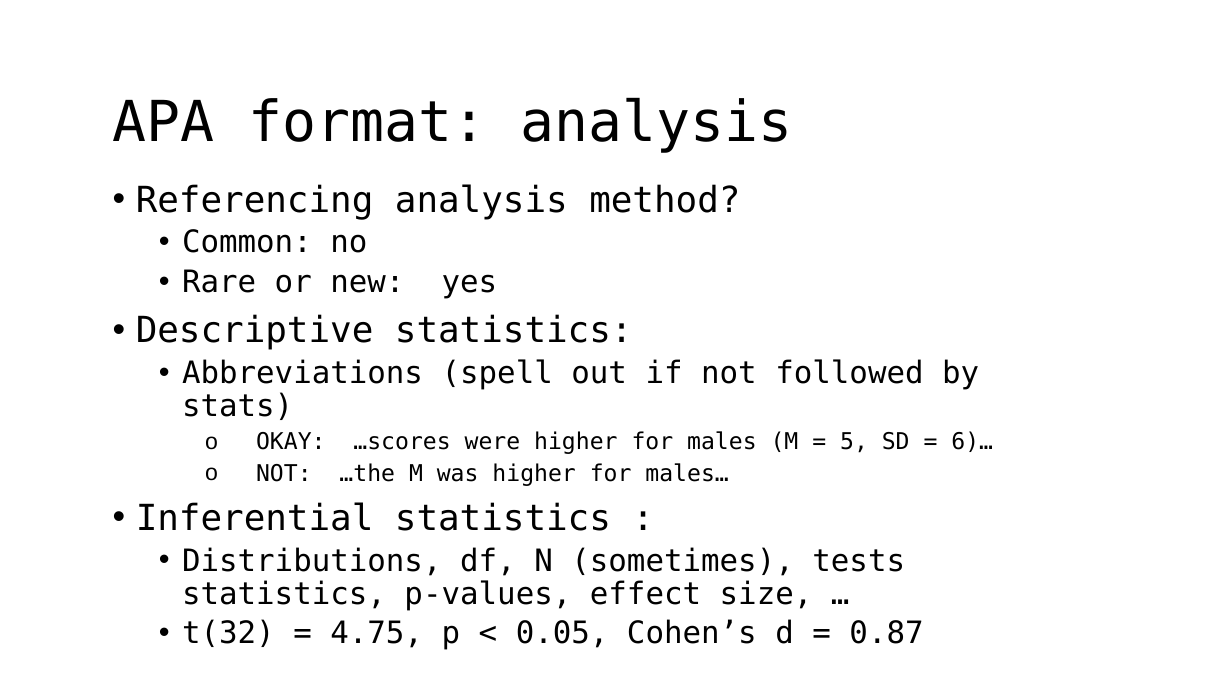
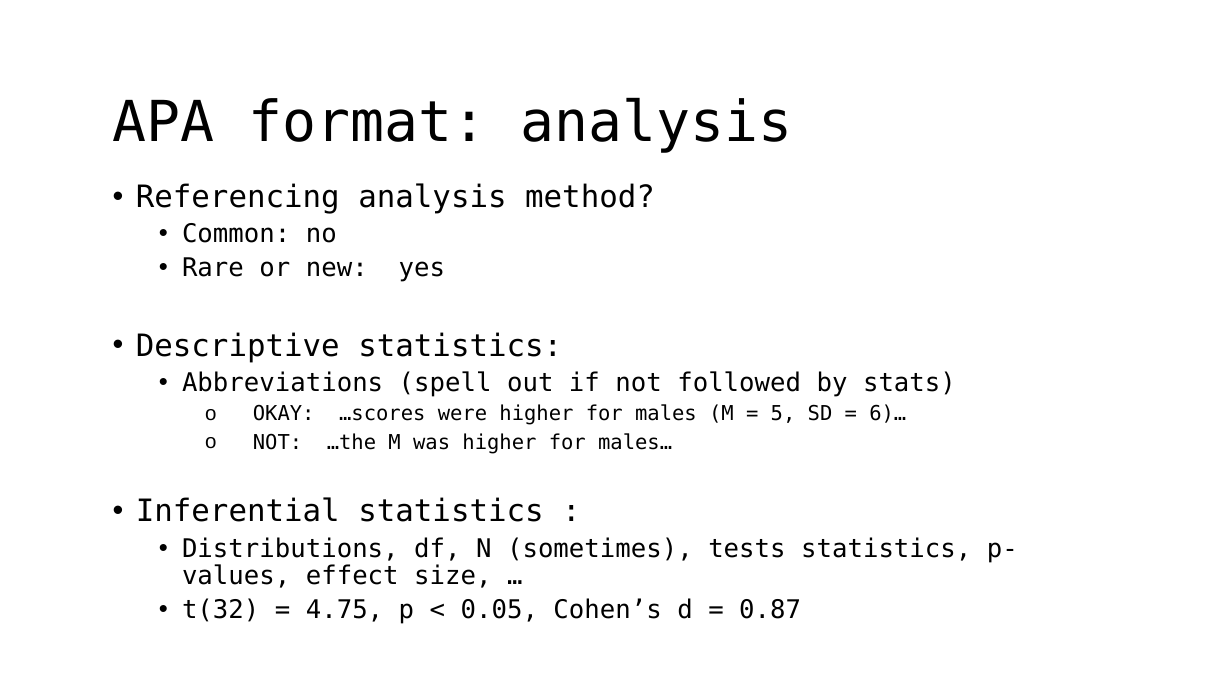
Before and after one commit to CEHS-research/PSY-6600_public, a slide deck: slide 5 of slides/ch0_apa_6th.pptx. Drawn at 1232x693 pixels with LibreOffice and Linux fonts; fonts in the diff are those of the drawing. Boxes give left, top, right and bottom in pixels: in the first picture for what was removed or moved away, otherwise in the second. Text is boxed around its words. In the diff, an @@ line names an element or a change of style, - is before the commit and + after.

```diff
--- a/slides/ch0_apa_6th.pptx
+++ b/slides/ch0_apa_6th.pptx
@@ text "Referencing analysis method?" at <box>136,183,1018,624</box>: size 28 to 24 pt in "Referencing analysis method?", "Descriptive statistics:", "Inferential statistics :"; size 24 to 20 pt in "Common: no", "Rare or new: yes", "Abbreviations (spell out if not followed by ...", "Distributions, df, N (sometimes), tests statistics, p-values ..." and 1 more places; size 18 to 16 pt in "OKAY: …scores were higher for males (M ...", "NOT: …the M was higher for males…" @@
```
Also in this commit, not shown: 2 other slides changed, 1 other file.
